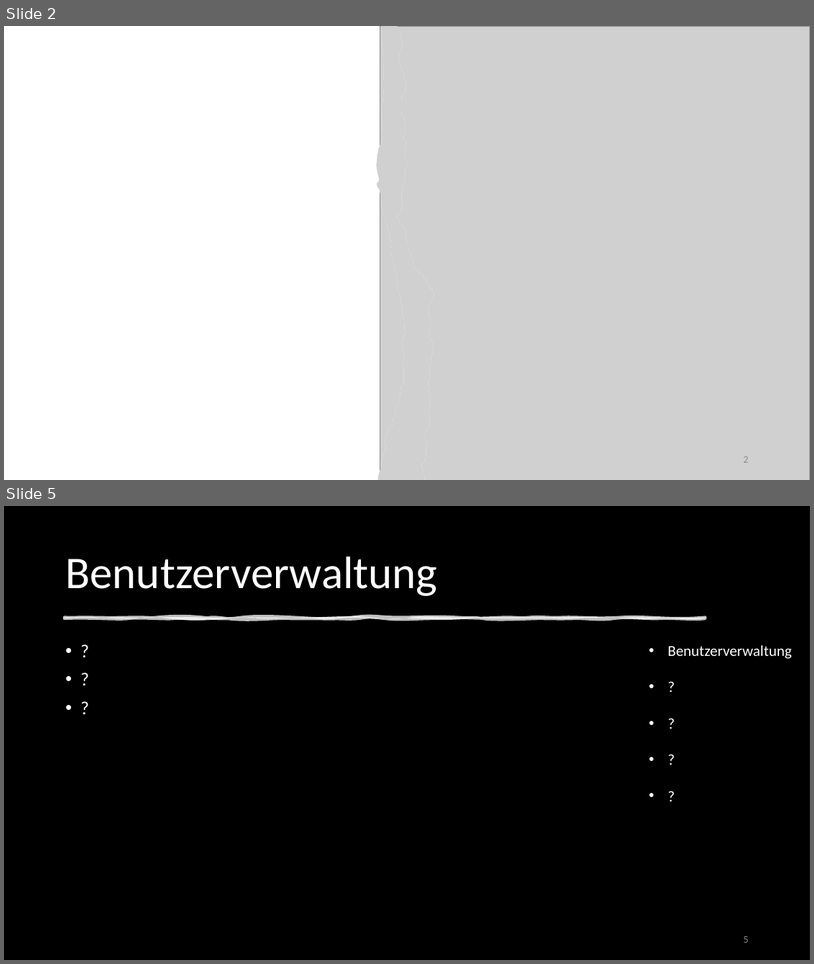
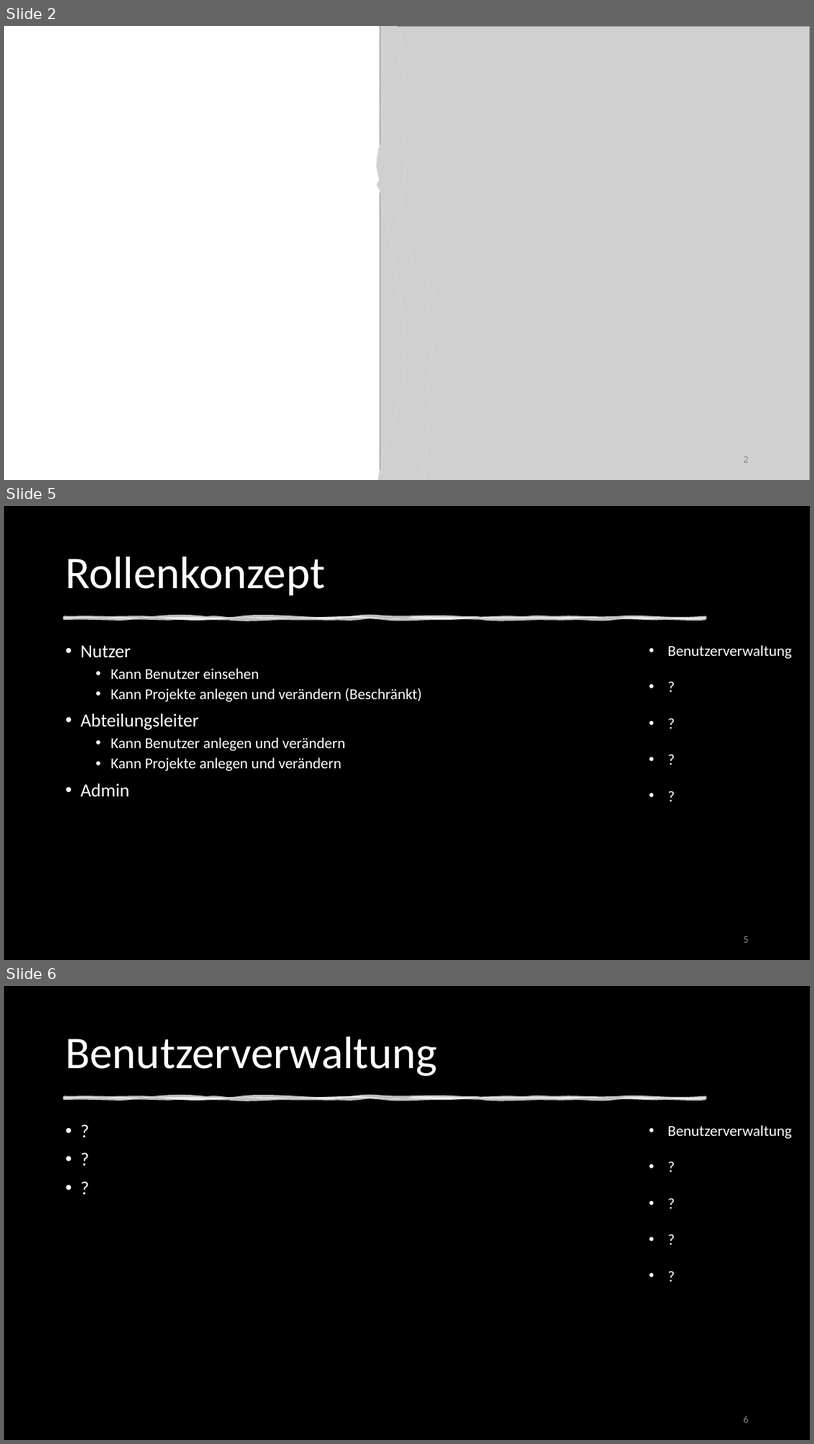
Before and after one commit to DennisWandschura/Profitabilitaet, a slide deck: Präst_Profitabilität.pptx. Shown one above the other, each under a label of ours: slides 2 and 5 before the commit, slides 2, 5 and 6 after it; the slides between them are not shown. The pictures are 814x964 and 814x1444 pixels, drawn with LibreOffice and Linux fonts; fonts in the diff are those of the drawing; grey boxes stand for pictures; background and template pictures are left out; a plain dark background stands for a picture behind light text. Boxes give left, top, right and bottom in pixels: in the first picture for what was removed or moved away, otherwise in the second. Text is boxed around its words. In the diff, an @@ line names an element or a change of style, - is before the commit and + after.

```diff
--- a/Präst_Profitabilität.pptx
+++ b/Präst_Profitabilität.pptx
@@ slide 5 added at <box>4,506,810,960</box>, background picture (left out) @@
@@ rectangle added at <box>4,506,810,960</box>, fill #000000 @@
@@ title added at <box>65,556,325,595</box>, 54 pt, text #FFFFFF @@
+Rollenkonzept
@@ freeform shape added at <box>64,618,706,618</box>, fill #FFFFFF at 75% opacity, outline #FFFFFF 3.5 pt @@
@@ text added at <box>80,645,422,796</box>, 18 pt, text #FFFFFF @@
+• Nutzer
+  • Kann Benutzer einsehen
+  • Kann Projekte anlegen und verändern (Beschränkt)
+• Abteilungsleiter
+  • Kann Benutzer anlegen und verändern
+  • Kann Projekte anlegen und verändern
+• Admin
@@ text added at <box>668,645,792,659</box>, 18 pt, text #FFFFFF @@
+• Benutzerverwaltung
+• ?
+• ?
+• ?
+• ?
@@ page number added at <box>743,936,748,942</box>, 12 pt, text #8C8C8C @@
+5
@@ what was slide 5 is now slide 6 @@
```
Also in this commit, not shown: 2 slides changed, 4 other files.
